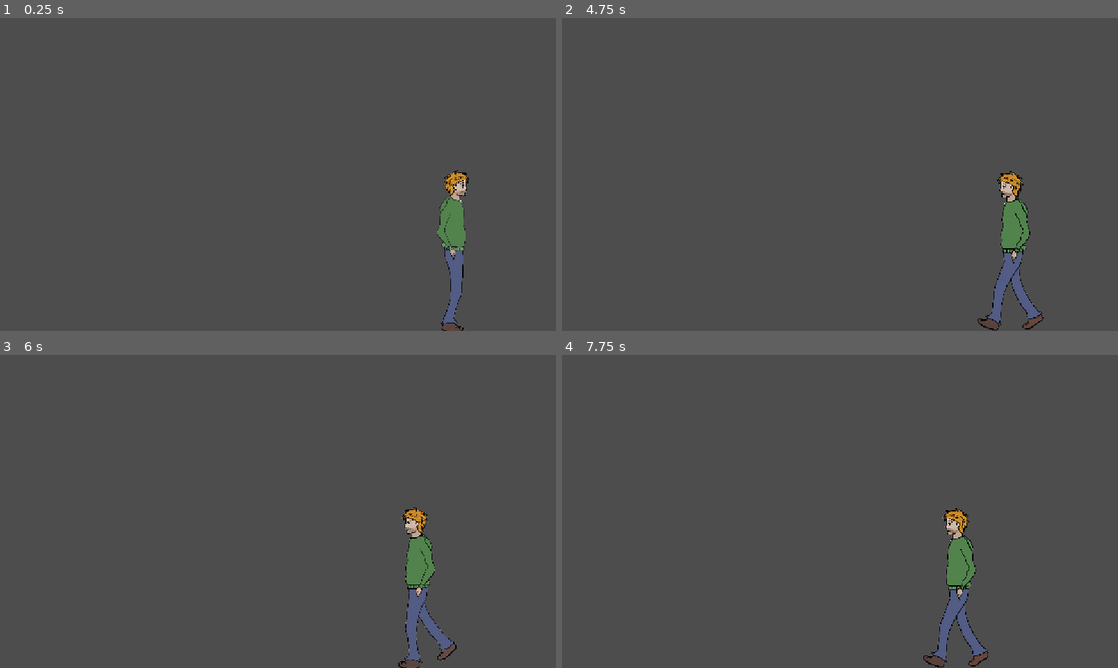
Above: before the commit, frames 1-4 (two rows, left to right).
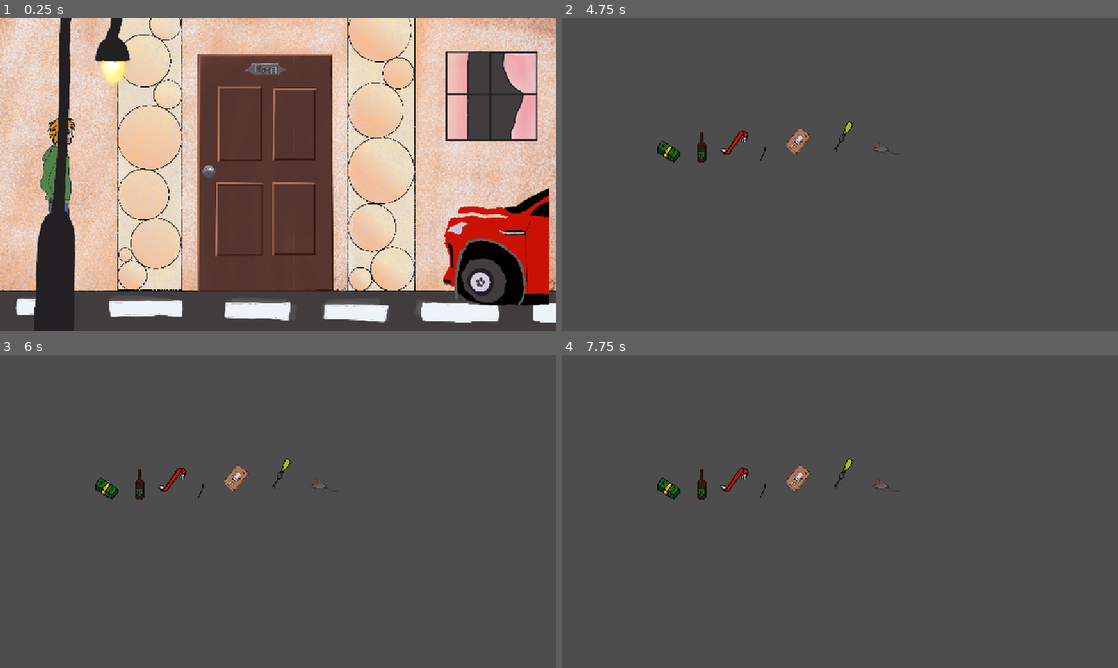
Above: after the commit, the same moments.

Repository: OrielCZ/spiral-of-madness
Game: Godot game, scene res://scenes/rooms/hotel_enterance.tscn
Two runs of this game, one before a commit and one after it. Both use one fixed random seed, a clock stepped at 60 frames per second and the inputs below. Before the commit the project starts from res://scenes/player_movement.tscn.
Inputs (mouse positions are in pixels of both pictures, inside the frame that each line leads up to):
- Up to frame 1 (0.25 s): no input
- Up to frame 2 (4.75 s): tap Enter at 0.5, 3.5 s; move the mouse to (1023, 252) at 0.52 s; click (1023, 252) at 0.67 s; move the mouse to (728, 190) at 1.27 s; click (728, 190) at 1.42 s; move the mouse to (895, 105) at 2.02 s; click (895, 105) at 2.17 s; tap Space at 2.75, 4.25 s; move the mouse to (812, 237) at 2.77 s; click (812, 237) at 2.92 s; move the mouse to (1006, 221) at 3.52 s; click (1006, 221) at 3.67 s; move the mouse to (673, 127) at 4.27 s; click (673, 127) at 4.42 s
- Up to frame 3 (6 s): move the mouse to (305, 511) at 5.02 s; click (305, 511) at 5.17 s; move the mouse to (194, 433) at 5.77 s; click (194, 433) at 5.92 s
- Up to frame 4 (7.75 s): move the mouse to (962, 495) at 6.52 s; click (962, 495) at 6.67 s; tap Enter at 7.25 s; move the mouse to (728, 527) at 7.27 s; click (728, 527) at 7.42 s

The runs differ from the first frame. In frame 1, 89% of the frame differs, in the area x 0-100%, y 0-100%; in frame 2, 2.7%; in frame 3, 2.6%; in frame 4, 2.7%.

Commit message:
dors

Diff:
--- a/project.godot
+++ b/project.godot
@@ -11,7 +11,7 @@
 [application]
 
 config/name="Spiral of madness"
-run/main_scene="res://scenes/player_movement.tscn"
+run/main_scene="uid://diqgror6sh1p2"
 config/features=PackedStringArray("4.4", "GL Compatibility")
 config/icon="res://icon.svg"
 
--- a/scenes/Rooms/hotel_enterance.tscn
+++ /dev/null
@@ -1,36 +0,0 @@
-[gd_scene load_steps=6 format=3 uid="uid://diqgror6sh1p2"]
-
-[ext_resource type="Texture2D" uid="uid://3gk0hw7o173r" path="res://assets/hotel_entrance/background.png" id="1_uiml2"]
-[ext_resource type="Script" uid="uid://0r1eqaax1pu3" path="res://script/hotel_enterance.gd" id="1_xakjx"]
-[ext_resource type="Texture2D" uid="uid://c1qql63y1w2oq" path="res://assets/hotel_entrance/lamp.png" id="2_ewmvv"]
-[ext_resource type="Texture2D" uid="uid://yycjb35s82c0" path="res://assets/hotel_entrance/crash_car.png" id="3_xakjx"]
-[ext_resource type="PackedScene" uid="uid://dn8ut3jsu2qpl" path="res://scenes/player.tscn" id="4_8lpt8"]
-
-[node name="Node2D" type="Node2D"]
-script = ExtResource("1_xakjx")
-
-[node name="Camera2D" type="Camera2D" parent="."]
-position = Vector2(576, 324)
-scale = Vector2(1.09, 1.09)
-
-[node name="Background" type="Sprite2D" parent="."]
-z_index = -10
-position = Vector2(576, 324)
-scale = Vector2(0.6, 0.6)
-texture = ExtResource("1_uiml2")
-
-[node name="Lamp" type="Sprite2D" parent="."]
-z_index = 5
-position = Vector2(169, 244)
-scale = Vector2(0.9, 1.25)
-texture = ExtResource("2_ewmvv")
-
-[node name="CrashCar" type="Sprite2D" parent="."]
-z_index = 5
-position = Vector2(1022, 357)
-scale = Vector2(0.6, 0.6)
-texture = ExtResource("3_xakjx")
-
-[node name="Player" parent="." instance=ExtResource("4_8lpt8")]
-position = Vector2(1058, 386)
-scale = Vector2(1.09, 1.09)
--- /dev/null
+++ b/scenes/dor.tscn
@@ -0,0 +1,18 @@
+[gd_scene load_steps=4 format=3 uid="uid://c38rriqt11jfr"]
+
+[ext_resource type="Texture2D" uid="uid://houbvr6yieuu" path="res://assets/hotel_entrance/close_dor.png" id="1_q3xt0"]
+[ext_resource type="Script" uid="uid://p456bey0mt1" path="res://script/dor.gd" id="1_wt5sg"]
+
+[sub_resource type="RectangleShape2D" id="RectangleShape2D_q3xt0"]
+size = Vector2(146, 20)
+
+[node name="Area2D" type="Area2D"]
+script = ExtResource("1_wt5sg")
+
+[node name="Sprite2D" type="Sprite2D" parent="."]
+texture = ExtResource("1_q3xt0")
+
+[node name="CollisionShape2D" type="CollisionShape2D" parent="."]
+position = Vector2(7.22581, 38)
+scale = Vector2(3.2, 40)
+shape = SubResource("RectangleShape2D_q3xt0")
--- /dev/null
+++ b/scenes/rooms/hotel_enterance.tscn
@@ -0,0 +1,42 @@
+[gd_scene load_steps=7 format=3 uid="uid://diqgror6sh1p2"]
+
+[ext_resource type="Script" uid="uid://0r1eqaax1pu3" path="res://script/hotel_enterance.gd" id="1_ptr5c"]
+[ext_resource type="Texture2D" uid="uid://3gk0hw7o173r" path="res://assets/hotel_entrance/background.png" id="2_c5qcg"]
+[ext_resource type="Texture2D" uid="uid://c1qql63y1w2oq" path="res://assets/hotel_entrance/lamp.png" id="3_t6ptx"]
+[ext_resource type="Texture2D" uid="uid://yycjb35s82c0" path="res://assets/hotel_entrance/crash_car.png" id="4_jjeim"]
+[ext_resource type="PackedScene" uid="uid://dn8ut3jsu2qpl" path="res://scenes/player.tscn" id="5_vqtjm"]
+[ext_resource type="PackedScene" uid="uid://c38rriqt11jfr" path="res://scenes/dor.tscn" id="6_6rngx"]
+
+[node name="Node2D" type="Node2D"]
+script = ExtResource("1_ptr5c")
+
+[node name="Camera2D" type="Camera2D" parent="."]
+position = Vector2(576, 324)
+scale = Vector2(1.09, 1.09)
+
+[node name="Background" type="Sprite2D" parent="."]
+z_index = -10
+position = Vector2(576, 324)
+scale = Vector2(0.6, 0.6)
+texture = ExtResource("2_c5qcg")
+
+[node name="Lamp" type="Sprite2D" parent="."]
+z_index = 5
+position = Vector2(169, 244)
+scale = Vector2(0.9, 1.25)
+texture = ExtResource("3_t6ptx")
+
+[node name="CrashCar" type="Sprite2D" parent="."]
+z_index = 5
+position = Vector2(1008, 374)
+scale = Vector2(0.6, 0.6)
+texture = ExtResource("4_jjeim")
+
+[node name="Player" parent="." instance=ExtResource("5_vqtjm")]
+position = Vector2(134, 386)
+scale = Vector2(1.09, 1.09)
+
+[node name="dor" parent="." instance=ExtResource("6_6rngx")]
+z_index = -5
+position = Vector2(547, 296)
+scale = Vector2(0.61, 0.61)
--- /dev/null
+++ b/scenes/rooms/secndroom.tscn
@@ -0,0 +1,9 @@
+[gd_scene load_steps=2 format=3 uid="uid://ju4pa0tuoj1j"]
+
+[ext_resource type="Texture2D" uid="uid://se0hbgbh6jj7" path="res://assets/items.png" id="1_j06nr"]
+
+[node name="Secndroom" type="Node2D"]
+
+[node name="Items" type="Sprite2D" parent="."]
+position = Vector2(1149, 230)
+texture = ExtResource("1_j06nr")
--- /dev/null
+++ b/script/dor.gd
@@ -0,0 +1,10 @@
+extends Area2D
+
+@export var next_scene: String = "res://scenes/rooms/secndroom.tscn"
+
+func _input_event(_viewport, event, _shape_idx):
+	if event is InputEventMouseButton and event.pressed:
+		if ResourceLoader.exists(next_scene):  # Ověří, zda soubor existuje
+			get_tree().change_scene_to_file(next_scene)
+		else:
+			print("Scéna nenalezena:", next_scene)
Not shown, added: script/dor.gd.uid
